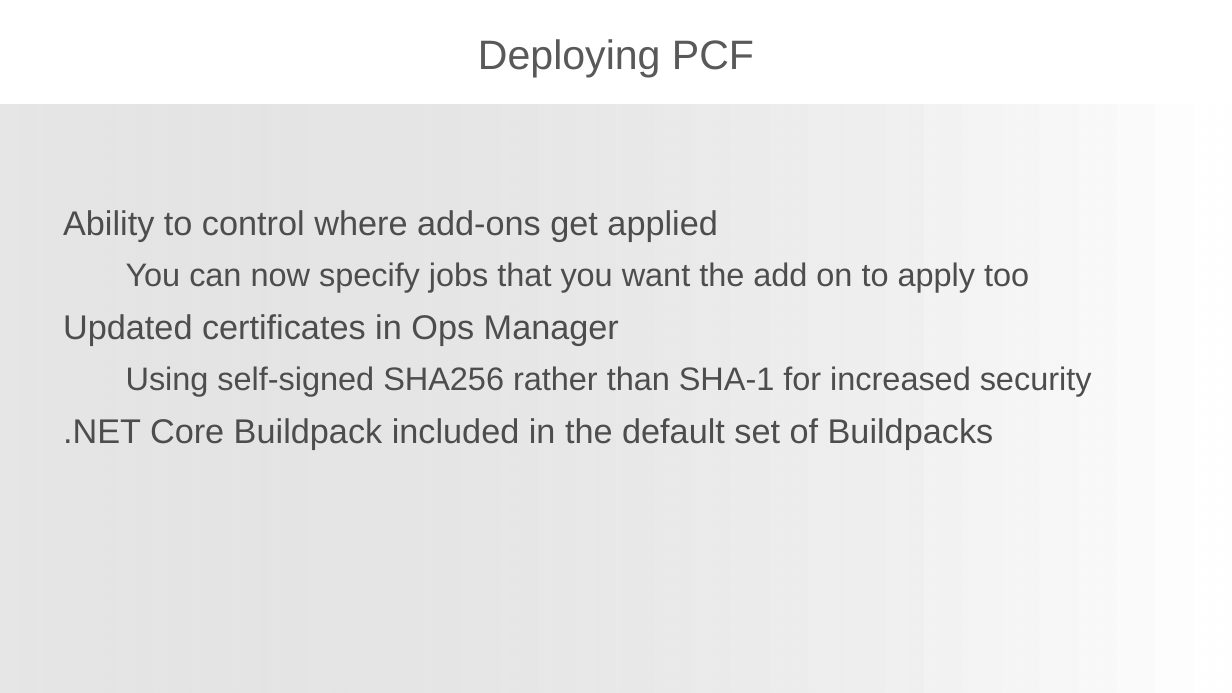
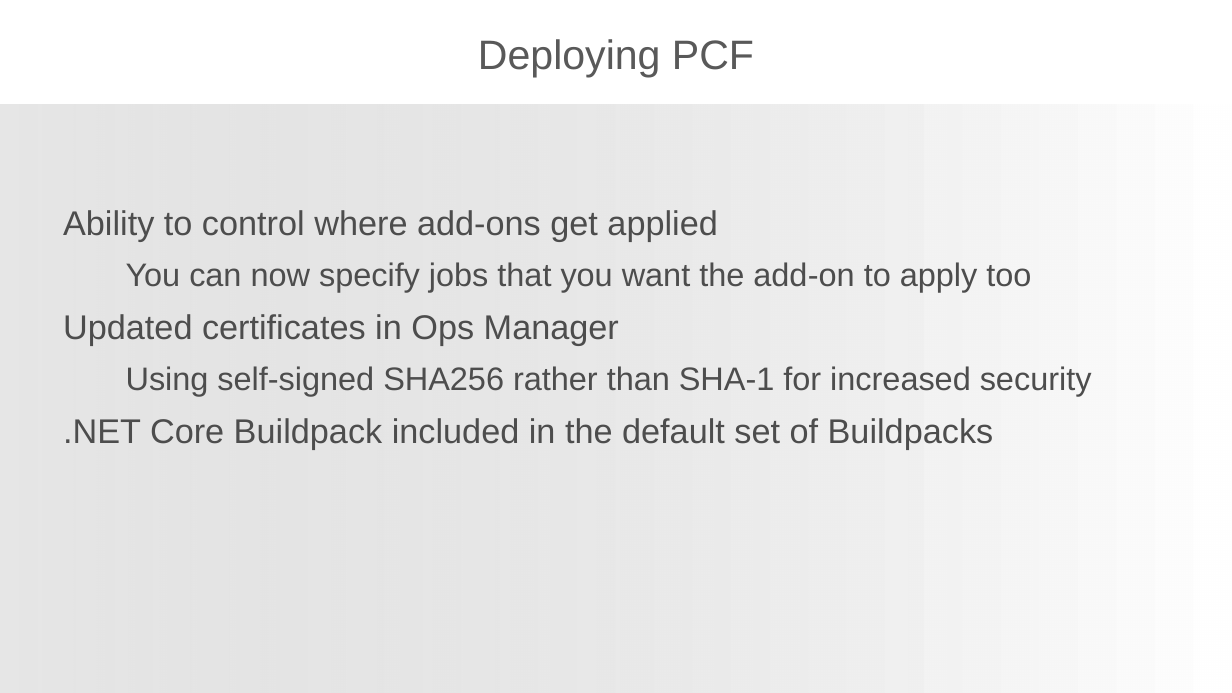
Before and after one commit to phopper-pivotal/CN-Workshop-Dish, a slide deck: slide 8 of presentations/PCF_Roadmap_(current).pptx. Drawn at 1232x693 pixels with LibreOffice and Linux fonts; fonts in the diff are those of the drawing; background and template pictures are left out. Boxes give left, top, right and bottom in pixels: in the first picture for what was removed or moved away, otherwise in the second. Text is boxed around its words. In the diff, an @@ line names an element or a change of style, - is before the commit and + after.

```diff
--- a/presentations/PCF_Roadmap_(current).pptx
+++ b/presentations/PCF_Roadmap_(current).pptx
@@ text at <box>126,262,1031,292</box>: text changed @@
-  You can now specify jobs that you want the add on to apply too
+  You can now specify jobs that you want the add-on to apply too
```
Also in this commit, not shown: 3 other slides changed.
